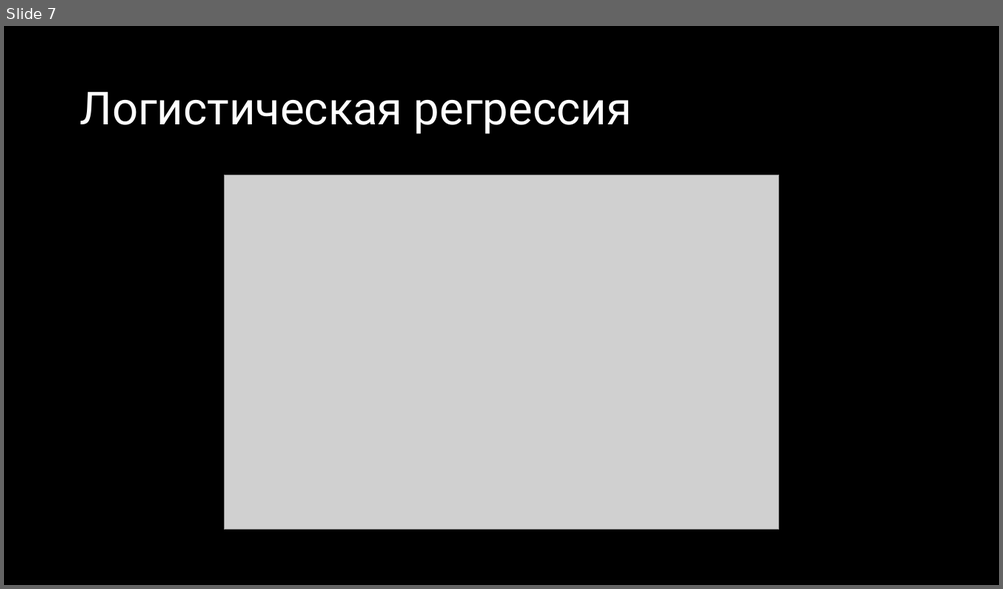
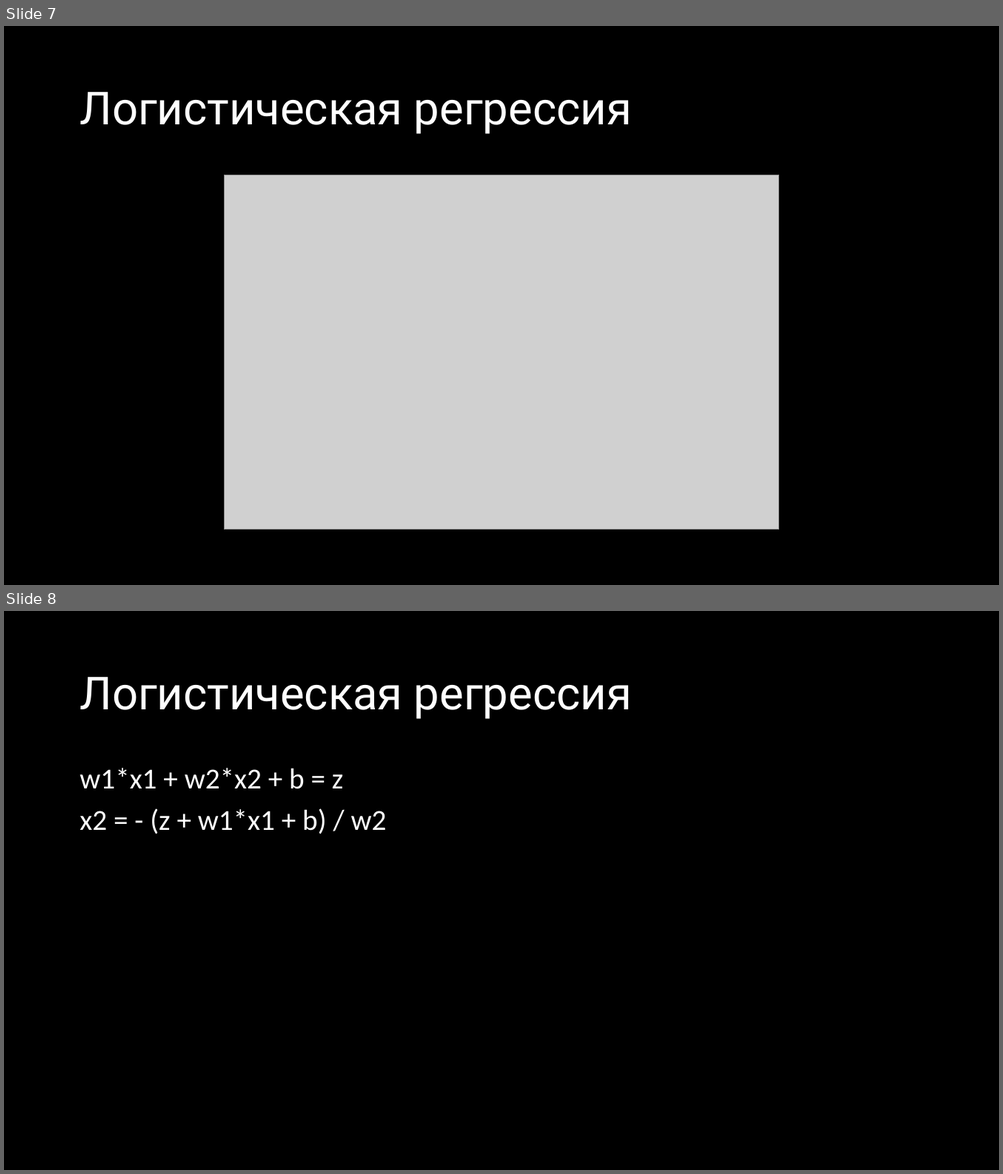
Before and after one commit to tolltech/it-curse, a slide deck: ai_classification/classification.pptx. Shown one above the other, each under a label of ours: slide 7 before the commit, slides 7 and 8 after it. The pictures are 1003x589 and 1003x1174 pixels, drawn with LibreOffice and Linux fonts; fonts in the diff are those of the drawing; grey boxes stand for pictures. Boxes give left, top, right and bottom in pixels: in the first picture for what was removed or moved away, otherwise in the second. Text is boxed around its words. In the diff, an @@ line names an element or a change of style, - is before the commit and + after.

```diff
--- a/ai_classification/classification.pptx
+++ b/ai_classification/classification.pptx
@@ slide 8 added at [4,611,999,1170], background #000000 @@
@@ title added at [79,677,632,719], 44 pt, text #FFFFFF @@
+Логистическая регрессия
@@ text added at [79,768,387,834], 28 pt, text #FFFFFF @@
+w1*x1 + w2*x2 + b = z
+x2 = - (z + w1*x1 + b) / w2
```
Also in this commit, not shown: 2 slides changed, 18 other slides added, 2 other files.
